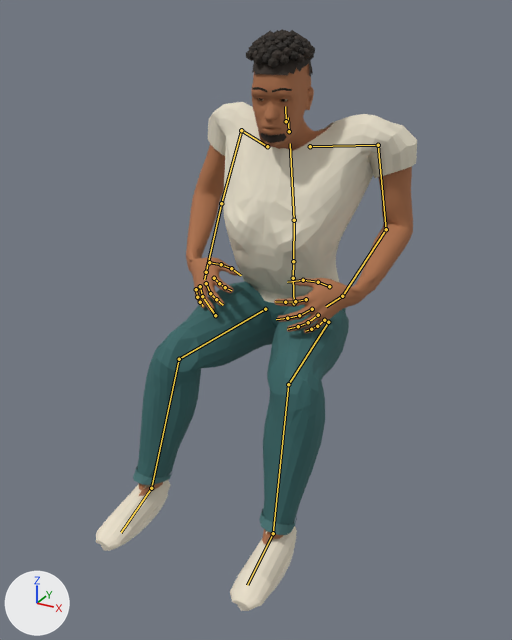
Renders of the glTF model public/assets/reference_character.glb from each side of a commit.
The view is the same before and after, from a camera (50 mm lens) standing at (0.894, -1.89, 1.474) and looking at (0.026, -0.313, 0.685). Every picture has the same lights, and +X, +Y and +Z are marked at lower left. The first picture is the older version. Both versions are drawn at frame 32 of the action 'SitEnter'; the numbers are the values there. The bones that change, and the others that lie on the model, are drawn over the model as lines.

Names of what the first picture shows: 'Reference_Character'.
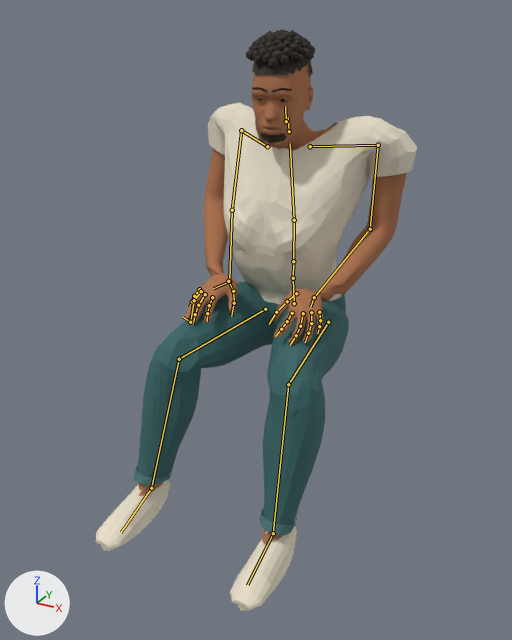
The change in detail:
Bone 'mixamorig:LeftArm' (bone_mixamorig_leftarm) turns from (74, 25, -10) to (84, 30, -11) degrees about its own x, y and z.
Bone 'mixamorig:LeftForeArm' (bone_mixamorig_leftforearm) turns from (18, -22, 13) to (15, -11, 4) degrees about its own x, y and z.
Bone 'mixamorig:LeftHand' (bone_mixamorig_lefthand) turns from (28, 31, 40) to (-93, 70, -66) degrees about its own x, y and z.
Bone 'mixamorig:RightArm' (bone_mixamorig_rightarm) turns from (74, -13, -2) to (86, -18, -1) degrees about its own x, y and z.
Bone 'mixamorig:RightForeArm' (bone_mixamorig_rightforearm) turns from (27, 9, 4) to (22, -1, 9) degrees about its own x, y and z.
Bone 'mixamorig:RightHand' (bone_mixamorig_righthand) turns from (18, -34, -48) to (-63, -65, 44) degrees about its own x, y and z.

Location of each change, (x1, y1, x2, y2) in pixels of the pictures (512 x 640 px):
'Reference_Character', posed: (96, 29, 417, 611) in both
bone 'mixamorig:LeftArm', root to tip: before (378, 145) to (386, 229); after (378, 145) to (370, 229)
bone 'mixamorig:LeftForeArm', root to tip: before (386, 229) to (342, 296); after (370, 229) to (314, 297)
bone 'mixamorig:LeftHand', root to tip: before (342, 296) to (326, 306); after (314, 297) to (310, 307)
bone 'mixamorig:RightArm', root to tip: before (241, 130) to (221, 203); after (241, 130) to (232, 210)
bone 'mixamorig:RightForeArm', root to tip: before (221, 203) to (206, 272); after (232, 210) to (229, 281)
bone 'mixamorig:RightHand', root to tip: before (206, 272) to (204, 279); after (229, 281) to (213, 288)
